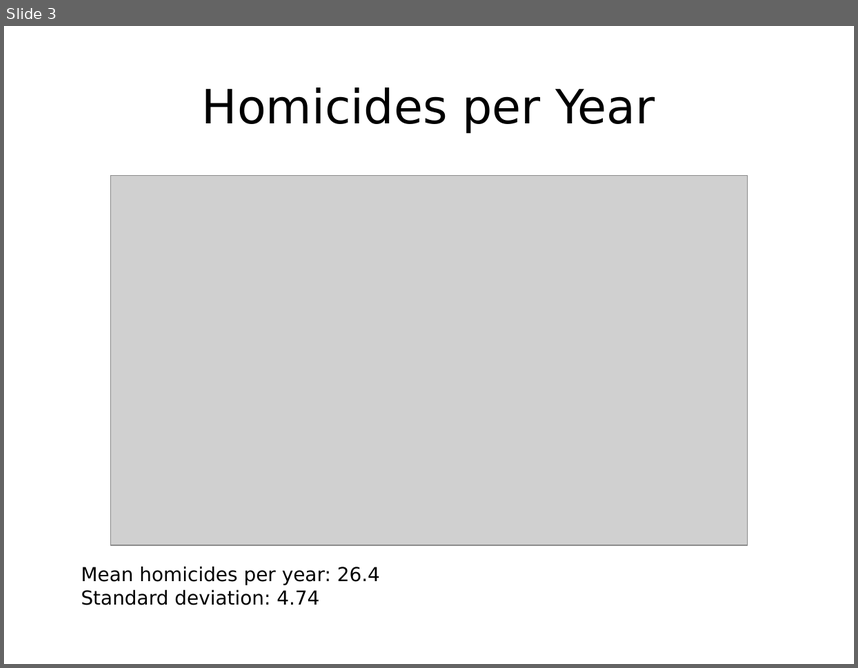
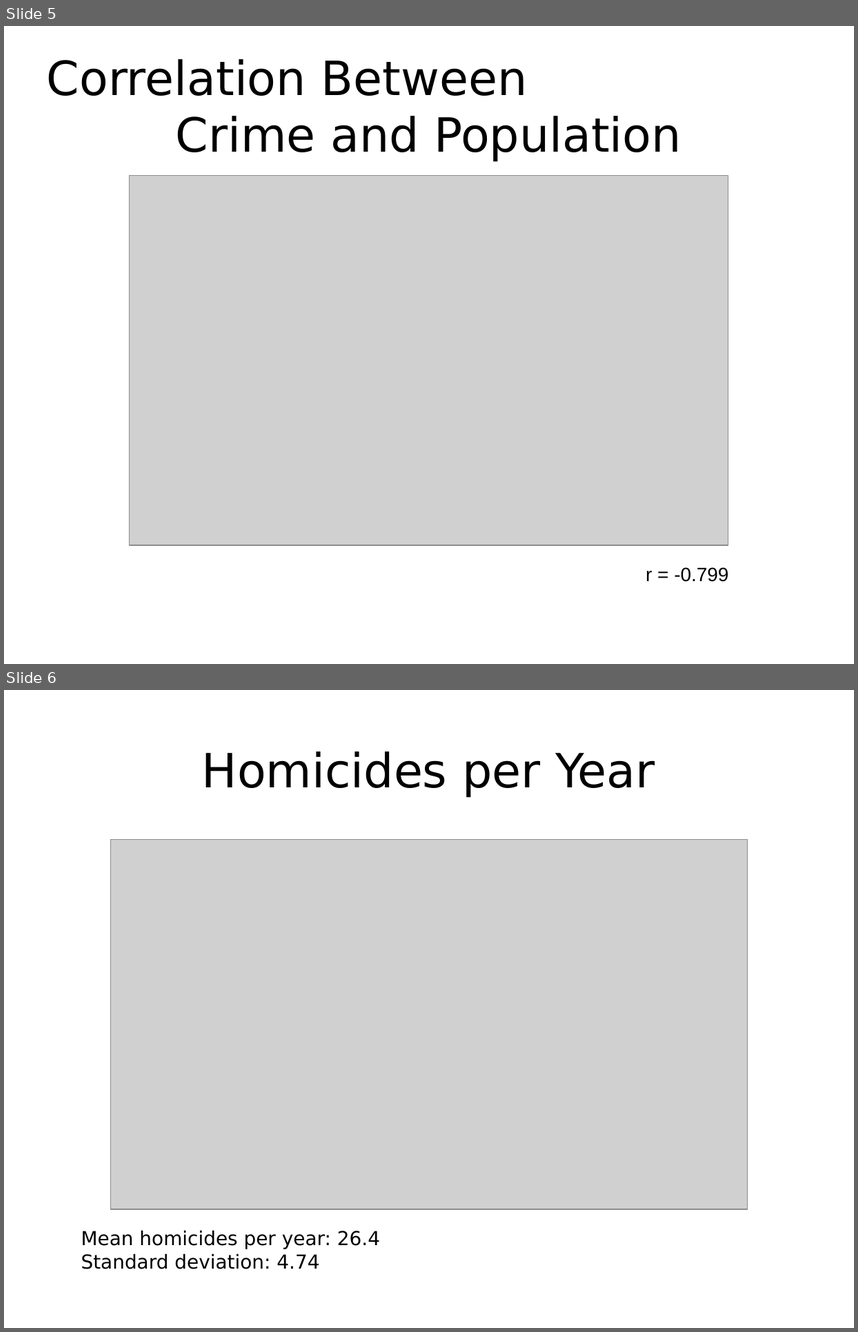
Before and after one commit to ptrbates/portland_crime_analysis, a slide deck: docs/Bates_presentation.pptx. Shown one above the other, each under a label of ours: slide 3 before the commit, slides 5 and 6 after it. The pictures are 858x668 and 858x1332 pixels, drawn with LibreOffice and Linux fonts; fonts in the diff are those of the drawing; grey boxes stand for pictures. Boxes give left, top, right and bottom in pixels: in the first picture for what was removed or moved away, otherwise in the second. Text is boxed around its words. In the diff, an @@ line names an element or a change of style, - is before the commit and + after.

```diff
--- a/docs/Bates_presentation.pptx
+++ b/docs/Bates_presentation.pptx
@@ slide 5 added at (4, 26, 854, 664), background #FFFFFF @@
@@ text added at (47, 59, 682, 161), 44 pt, text #000000 @@
+Correlation Between
+Crime and Population
@@ picture added at (130, 175, 729, 544) @@
@@ text added at (646, 567, 728, 581), 18 pt, text #000000 @@
+r = -0.799
@@ what was slide 3 is now slide 6 @@
```
Also in this commit, not shown: 1 slide changed, 2 other slides added, 7 other files.
